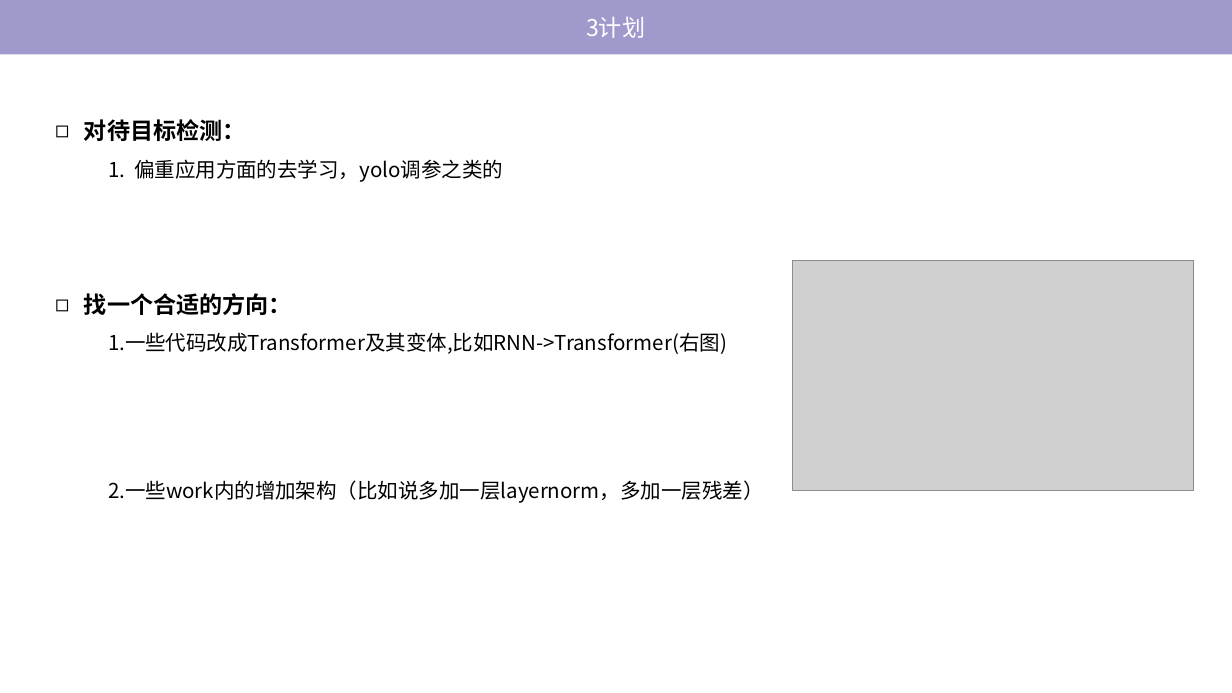
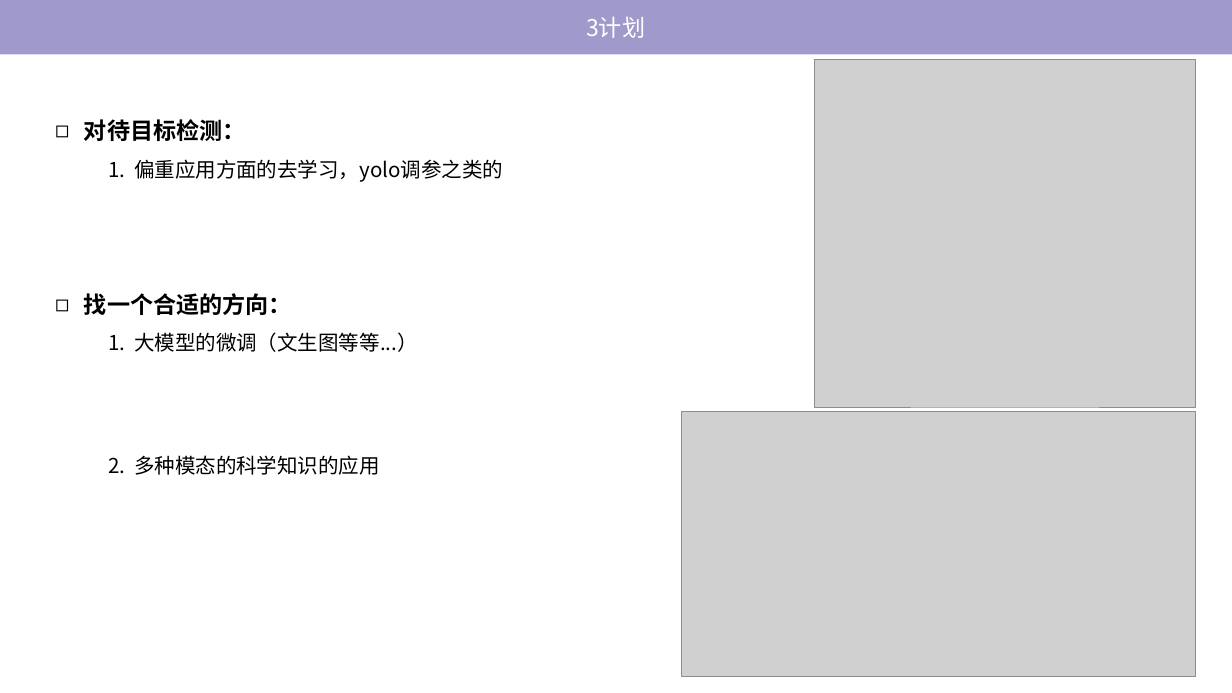
Before and after one commit to tj-messi/cv-computer-visual-tj, a slide deck: slide 9 of 0.组会记录/2024-10-28 谈话/report-2024-10-22.pptx. Drawn at 1232x693 pixels with LibreOffice and Linux fonts; fonts in the diff are those of the drawing; grey boxes stand for pictures. Boxes give left, top, right and bottom in pixels: in the first picture for what was removed or moved away, otherwise in the second. Text is boxed around its words. In the diff, an @@ line names an element or a change of style, - is before the commit and + after.

```diff
--- a/0.组会记录/2024-10-28 谈话/report-2024-10-22.pptx
+++ b/0.组会记录/2024-10-28 谈话/report-2024-10-22.pptx
@@ picture added at [814, 59, 1196, 407] @@
@@ picture removed at [793, 261, 1194, 492] @@
@@ text at [108, 332, 417, 475]: text changed @@
-1.一些代码改成Transformer及其变体,比如RNN->Transformer(右图)
-2.一些work内的增加架构（比如说多加一层layernorm，多加一层残差）
+1. 大模型的微调（文生图等等...）
+2. 多种模态的科学知识的应用
@@ picture added at [682, 412, 1196, 677] @@
```
Also in this commit, not shown: 4 other slides changed, 2 slides added, 2 slides removed, 2 other files.
